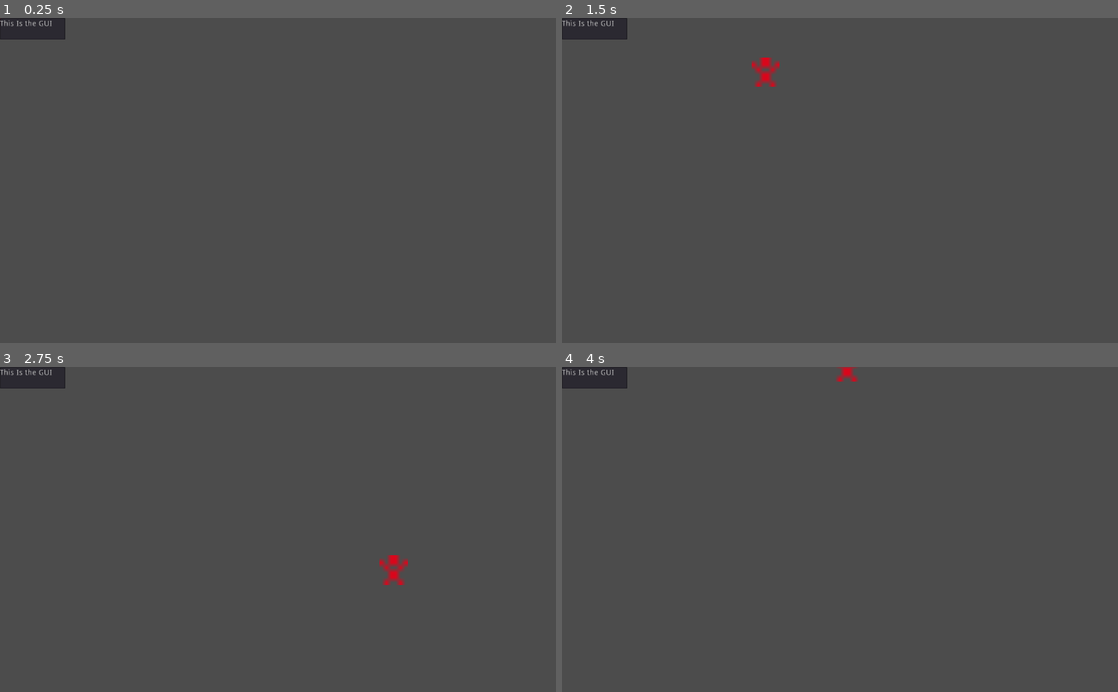
Above: before the commit, frames 1-4 (two rows, left to right).
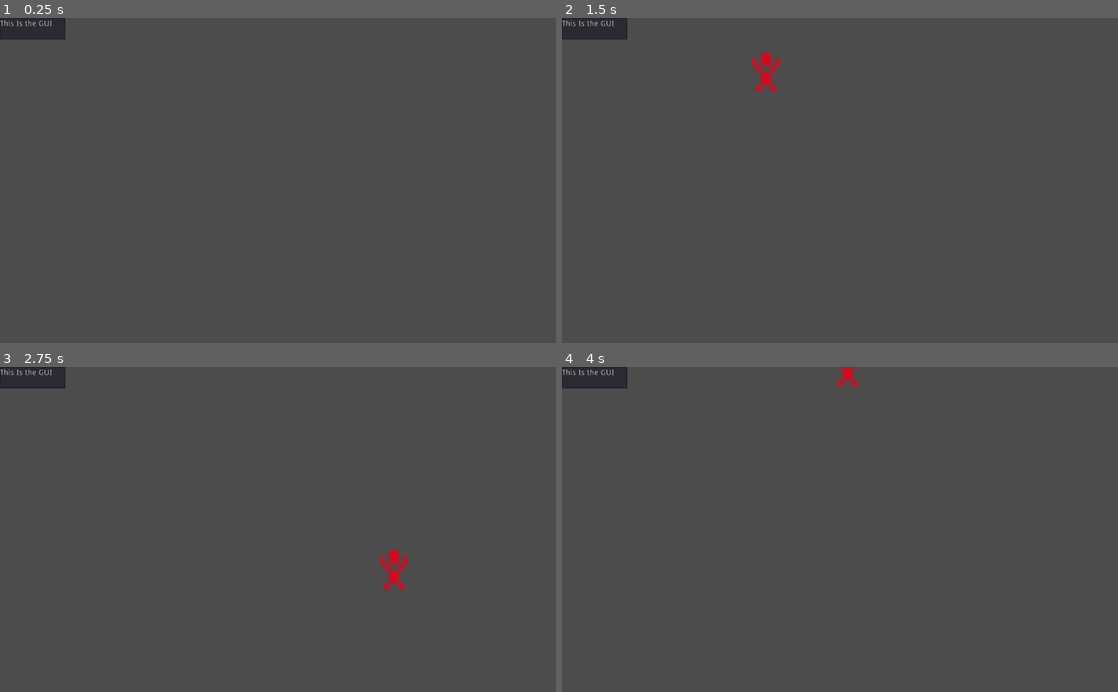
Above: after the commit, the same moments.

Repository: ThatSealgair/UQCS2021-Team-NIE
Game: Godot game, scene res://Classes/Hitbox/Player_Scene/Player_Kinematic2D.tscn
The game is run twice, just before and just after one commit, with the same random seed, the same clock (stepped at 60 frames per second) and the same inputs.
Inputs:
- Up to frame 1 (0.25 s): no input
- Up to frame 2 (1.5 s): tap Enter at 0.5 s; hold D (right) 0.53-1.28 s; tap J at 0.6, 1.35 s; hold S (down) from 1.28 s (still down)
- Up to frame 3 (2.75 s): release S (down) at 2.03 s; hold D (right) from 2.03 s (still down); tap L at 2.1 s; tap J at 2.3 s
- Up to frame 4 (4 s): release D (right) at 2.78 s; hold W (up) 2.78-3.53 s; tap K at 2.85 s; tap J at 3.05, 3.6 s; hold A (left) from 3.53 s (still down)

The runs differ from the first frame. In frame 2, 0.2% of the frame differs, in the area x 34-40%, y 10-23%; in frame 3, 0.2%, in the area x 68-74%, y 56-69%; in frame 4, 0.1%.

Commit message:
Need to format folder.

Diff:
--- /dev/null
+++ b/Godot/Classes/Hitbox/Item_Scene/HitBox.tscn
@@ -0,0 +1,6 @@
+[gd_scene format=2]
+
+[node name="HitBox" type="Area2D"]
+visible = false
+
+[node name="CollisionShape2D" type="CollisionShape2D" parent="."]
--- a/Godot/Classes/Hitbox/Player_Scene/Inventory.gd
+++ b/Godot/Classes/Hitbox/Player_Scene/Inventory.gd
@@ -26,6 +26,7 @@
 	pass
 
 func AddNew(Item:String):
+	print_debug("Add")
 	if Item2 == "":
 		if Item1 == "":
 			Item1 = Item;
--- /dev/null
+++ b/Godot/Classes/Hitbox/Player_Scene/ObjectStandard.gd
@@ -0,0 +1,21 @@
+extends Node2D
+
+var area
+# Declare member variables here. Examples:
+# var a = 2
+# var b = "text"
+
+
+# Called when the node enters the scene tree for the first time.
+func _ready():
+	pass # Replace with function body.
+
+
+func _on_HitBox_area_entered(area):
+	print_debug("dufhsadj")
+	pass # Replace with function body.
+
+
+func _on_HitBox_area_exited(area):
+	print_debug("ashgufdajknml")
+	pass # Replace with function body.
--- a/Godot/Classes/Hitbox/Player_Scene/Player.gd
+++ b/Godot/Classes/Hitbox/Player_Scene/Player.gd
@@ -4,13 +4,12 @@
 var moveSpeed = 500
 var AreasOverlapping
 var Item: String
-var area = Area2D
 var Inventory
+var hacker : bool
 
 # Called when the node enters the scene tree for the first time.
 func _ready():
 	Inventory = inventory.new()
-	area = get_node("Area2D")
 	pass # Replace with function body.
 
 func _physics_process(delta):
@@ -31,14 +30,14 @@
 func _input(event):
 	if event is InputEventKey and not event.is_echo():
 		if event.pressed and event.scancode == KEY_J:
-			AreasOverlapping = area.get_overlapping_bodies()
-			for Name in AreasOverlapping:
-				if Name.name == "Hacker":
-					Item = Inventory.Item1
-					Inventory.Drop()
-					#give the player Item
-				else:
-					Inventory.AddNew(Name.name)
+			print_debug("J was pressed")
+			if hacker:
+				print_debug("true")
+				Item = Inventory.Item1
+				Inventory.Drop()
+				#give the player Item
+			#else if false:
+				Inventory.AddNew("Cheese")
 		if event.pressed and event.scancode == KEY_L:
 			Inventory.Switch()
 		if event.pressed and event.scancode == KEY_K:
--- a/Godot/Classes/Hitbox/Player_Scene/Player_Kinematic2D.tscn
+++ b/Godot/Classes/Hitbox/Player_Scene/Player_Kinematic2D.tscn
@@ -1,21 +1,33 @@
-[gd_scene load_steps=4 format=2]
+[gd_scene load_steps=8 format=2]
 
 [ext_resource path="res://Sprites/Sprite_Image/Player.png" type="Texture" id=1]
 [ext_resource path="res://Classes/Hitbox/Player_Scene/Player.gd" type="Script" id=2]
 [ext_resource path="res://Classes/Hitbox/Player_Scene/Inventory.gd" type="Script" id=3]
+[ext_resource path="res://Classes/Hitbox/Item_Scene/HitBox.tscn" type="PackedScene" id=4]
+[ext_resource path="res://Classes/Hitbox/Player_Scene/ObjectStandard.gd" type="Script" id=5]
+
+[sub_resource type="CapsuleShape2D" id=3]
+
+[sub_resource type="CapsuleShape2D" id=2]
 
 [node name="World" type="Node2D"]
 
 [node name="Player" type="KinematicBody2D" parent="."]
+scale = Vector2( 1.02857, 1.33491 )
+input_pickable = true
+collision/safe_margin = 0.001
 script = ExtResource( 2 )
-
-[node name="Area2D" type="Area2D" parent="Player"]
-position = Vector2( -2, -2 )
 
 [node name="Sprite" type="Sprite" parent="Player"]
 position = Vector2( 3.33786e-06, 1.43051e-06 )
 scale = Vector2( 8.66667, 9 )
 texture = ExtResource( 1 )
+
+[node name="Area2D" type="Area2D" parent="Player"]
+
+[node name="CollisionShape2D" type="CollisionShape2D" parent="Player/Area2D"]
+scale = Vector2( 3.18501, 0.856564 )
+shape = SubResource( 3 )
 
 [node name="CanvasLayer" type="CanvasLayer" parent="."]
 script = ExtResource( 3 )
@@ -28,3 +40,22 @@
 __meta__ = {
 "_edit_use_anchors_": false
 }
+
+[node name="Pizza Vendor" type="Node2D" parent="."]
+position = Vector2( 555.921, 388.432 )
+scale = Vector2( 4.11619, 5.4 )
+
+[node name="HitBox" parent="Pizza Vendor" instance=ExtResource( 4 )]
+visible = true
+scale = Vector2( 0.997699, 1 )
+gravity = 0.0
+script = ExtResource( 5 )
+
+[node name="CollisionShape2D" parent="Pizza Vendor/HitBox" index="0"]
+scale = Vector2( 3.63428, 2.86189 )
+shape = SubResource( 2 )
+
+[connection signal="area_entered" from="Pizza Vendor/HitBox" to="Pizza Vendor/HitBox" method="_on_HitBox_area_entered"]
+[connection signal="area_exited" from="Pizza Vendor/HitBox" to="Pizza Vendor/HitBox" method="_on_HitBox_area_exited"]
+
+[editable path="Pizza Vendor/HitBox"]
Not shown, changed: Godot/.mono/metadata/ide_messaging_meta.txt
Not shown, removed: Godot/Classes/Hitbox/Player_Scene/Player_Kinematic2D.tscn.tmp
